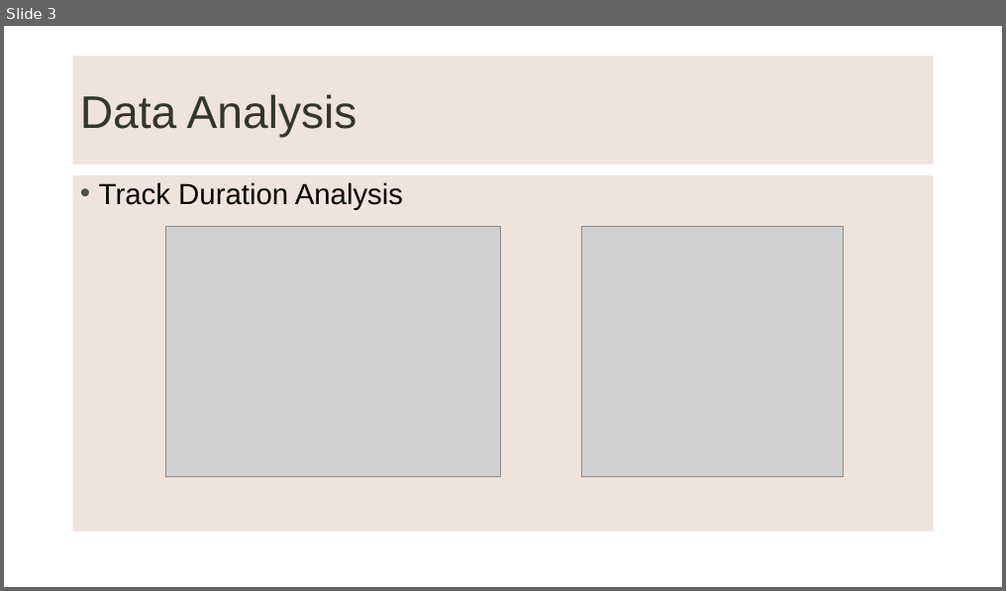
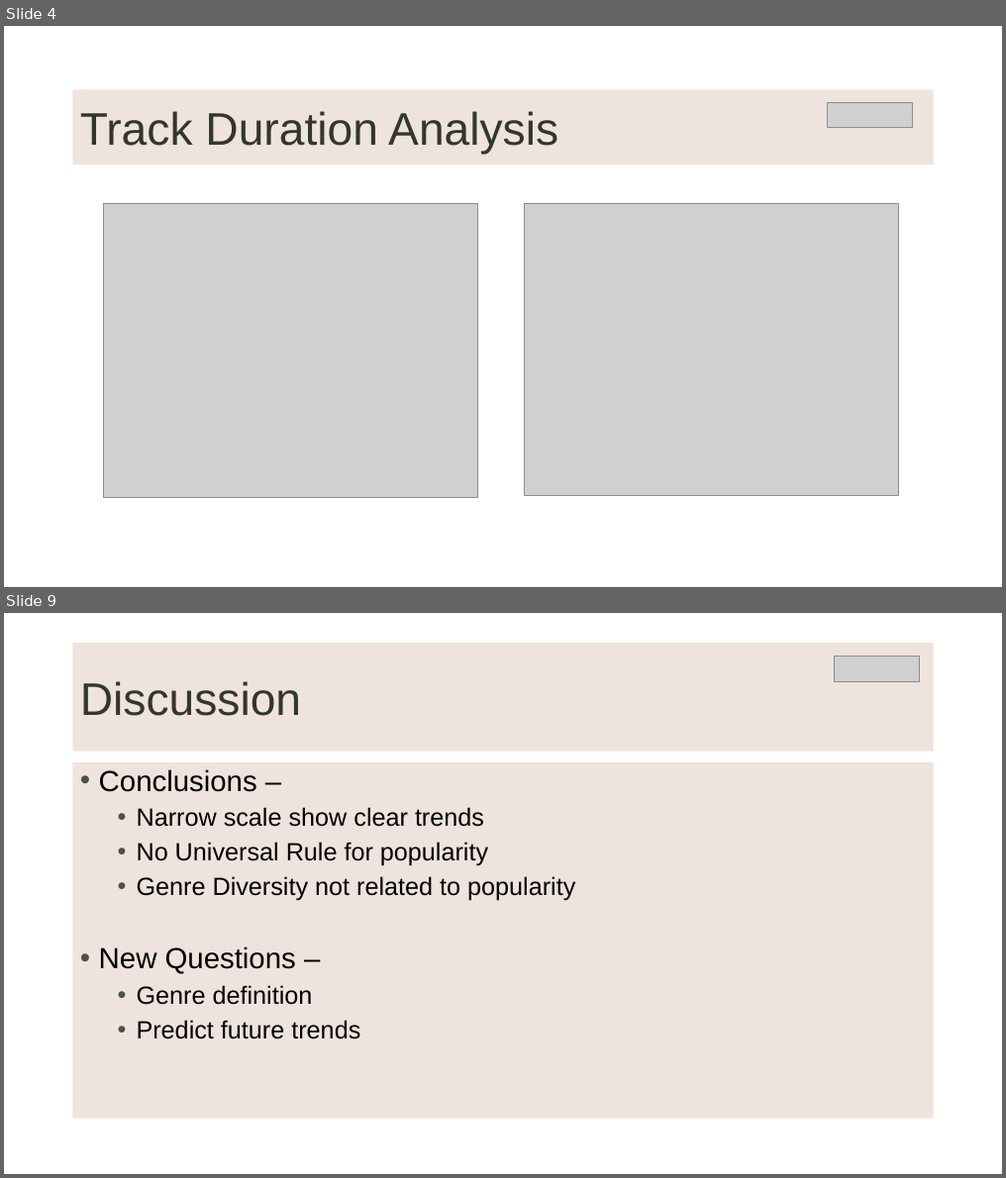
Before and after one commit to LievoisT/DataProject-Spotify, a slide deck: Spotify Data Analysis1.pptx. Shown one above the other, each under a label of ours: slide 3 before the commit, slides 4 and 9 after it; the slides between them are not shown. The pictures are 1006x591 and 1006x1178 pixels, drawn with LibreOffice and Linux fonts; fonts in the diff are those of the drawing; grey boxes stand for pictures; background and template pictures are left out. Boxes give left, top, right and bottom in pixels: in the first picture for what was removed or moved away, otherwise in the second. Text is boxed around its words. In the diff, an @@ line names an element or a change of style, - is before the commit and + after.

```diff
--- a/Spotify Data Analysis1.pptx
+++ b/Spotify Data Analysis1.pptx
@@ slide 9 added at [4,613,1002,1174], background picture (left out) @@
@@ title added at [73,643,934,752], fill #EBDCD5 at 80% opacity, 44 pt, text #313829 @@
+Discussion
@@ picture added at [835,656,920,681] @@
@@ text added at [73,762,934,1119], fill #EBDCD5 at 80% opacity, 24 pt, text #000000 @@
+• Conclusions –
+  • Narrow scale show clear trends
+  • No Universal Rule for popularity
+  • Genre Diversity not related to popularity
+• New Questions –
+  • Genre definition
+  • Predict future trends
@@ what was slide 3 is now slide 4 @@
@@ slide 4 changed as well @@
@@ title "Track Duration Analysis": place and size @@
-title "Track Duration Analysis" at [73,56,934,165]
+title "Track Duration Analysis" at [73,89,934,165]
@@ title at [80,111,558,155]: text changed @@
-Data Analysis
+Track Duration Analysis
@@ picture added at [827,102,912,128] @@
@@ text removed at [73,175,934,532] @@
-• Track Duration Analysis
@@ picture: place and size @@
-picture at [581,226,844,476]
+picture at [525,203,899,496]
@@ picture: place and size @@
-picture at [166,226,500,476]
+picture at [104,204,478,497]
```
Also in this commit, not shown: 4 other slides changed, 5 other slides added, 4 slides removed.
